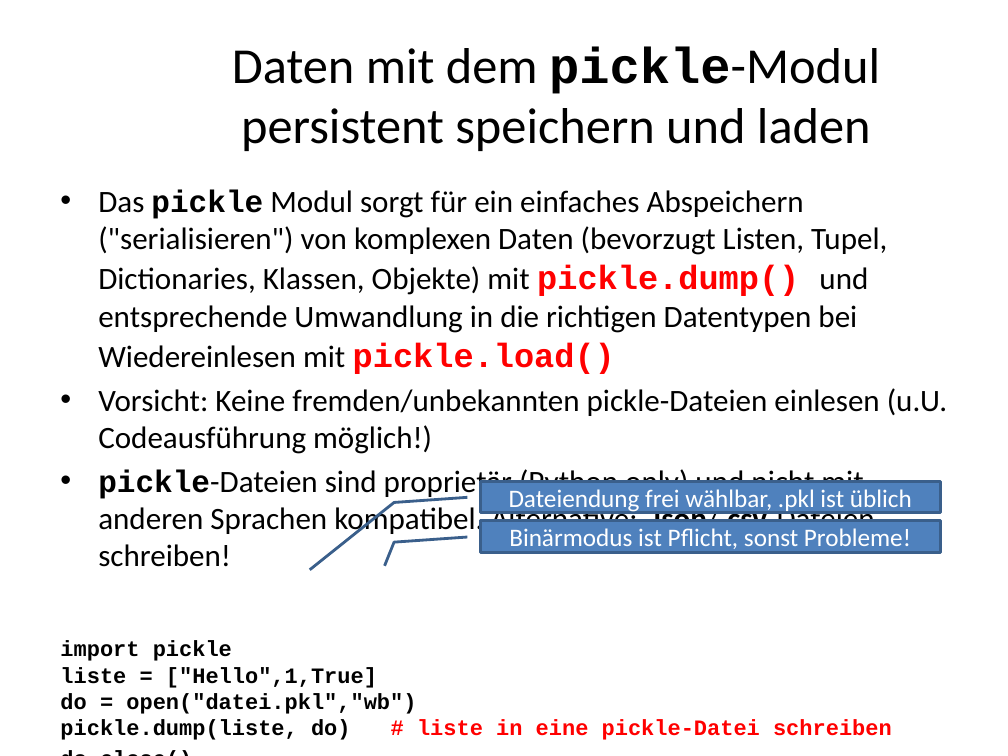
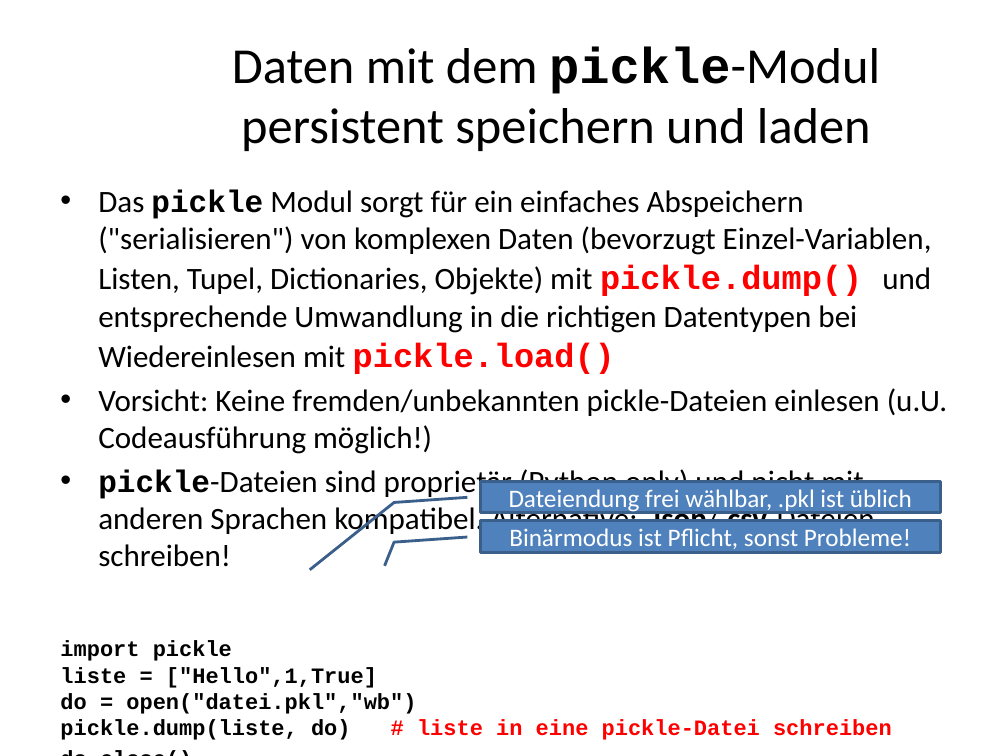
Before and after one commit to MickyRoth/Presentations, a slide deck: slide 70 of Python3 Fachinformatiker.pptx. Drawn at 1008x756 pixels with LibreOffice and Linux fonts; fonts in the diff are those of the drawing; background and template pictures are left out. Boxes give left, top, right and bottom in pixels: in the first picture for what was removed or moved away, otherwise in the second. Text is boxed around its words. In the diff, an @@ line names an element or a change of style, - is before the commit and + after.

```diff
--- a/Python3 Fachinformatiker.pptx
+++ b/Python3 Fachinformatiker.pptx
@@ text at [98, 190, 932, 374]: text changed @@
-• Das pickle Modul sorgt für ein einfaches Abspeichern ("serialisieren") von komplexen Daten (bevorzugt Listen, Tupel, Dictionaries, Klassen, Objekte) mit pickle.dump() und entsprechende Umwandlung in die richtigen Datentypen bei Wiedereinlesen mit pickle.load()
+• Das pickle Modul sorgt für ein einfaches Abspeichern ("serialisieren") von komplexen Daten (bevorzugt Einzel-Variablen, Listen, Tupel, Dictionaries, Objekte) mit pickle.dump() und entsprechende Umwandlung in die richtigen Datentypen bei Wiedereinlesen mit pickle.load()
```
Also in this commit, not shown: 1 other slide changed.
